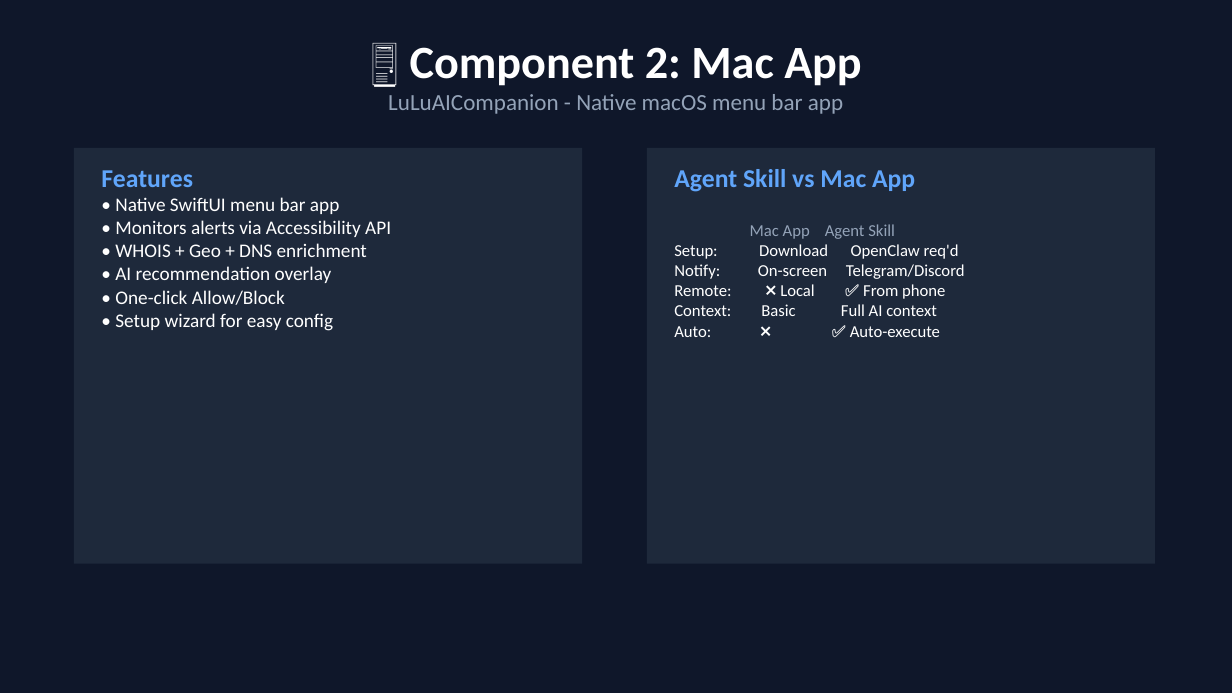
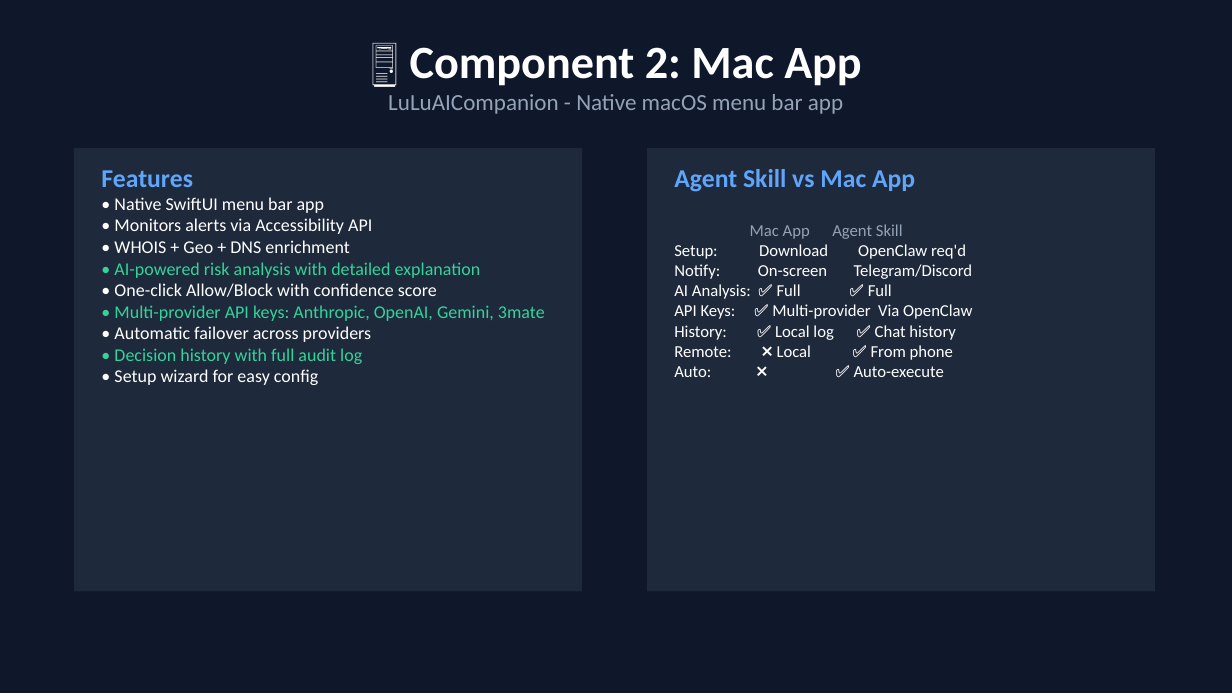
Before and after one commit to EasonC13-agent/lulu-ai-firewall-sui-hackathon, a slide deck: slide 7 of docs/LuLuAI-Pitch.pptx. Drawn at 1232x693 pixels with LibreOffice and Linux fonts; fonts in the diff are those of the drawing. Boxes give left, top, right and bottom in pixels: in the first picture for what was removed or moved away, otherwise in the second. Text is boxed around its words. In the diff, an @@ line names an element or a change of style, - is before the commit and + after.

Commit message:
Update Mac App slide: add AI analysis, multi-provider keys, history features

```diff
--- a/docs/LuLuAI-Pitch.pptx
+++ b/docs/LuLuAI-Pitch.pptx
@@ rectangle: place and size @@
-rectangle at (74,148,582,564)
+rectangle at (74,148,582,592)
@@ rectangle: place and size @@
-rectangle at (647,148,1155,564)
+rectangle at (647,148,1155,592)
@@ text at (114,197,372,385): size 15 to 14 pt in "• Native SwiftUI menu bar app", "• Monitors alerts via Accessibility API", "• WHOIS + Geo + DNS enrichment", "• Setup wizard for easy config" @@
@@ text at (114,262,545,364): text changed; size 15 to 14 pt; text colour #FFFFFF to #34D399 @@
-• AI recommendation overlay
-• One-click Allow/Block
+• AI-powered risk analysis with detailed explanation
+• One-click Allow/Block with confidence score
+• Multi-provider API keys: Anthropic, OpenAI, Gemini, 3mate
+• Automatic failover across providers
+• Decision history with full audit log
@@ text at (674,284,972,340): paragraphs added @@
+AI Analysis: ✅ Full ✅ Full
+API Keys: ✅ Multi-provider Via OpenClaw
+History: ✅ Local log ✅ Chat history
@@ text at (761,304,936,316): paragraph removed @@
-Context: Basic Full AI context
```
Also in this commit, not shown: 1 other file.
